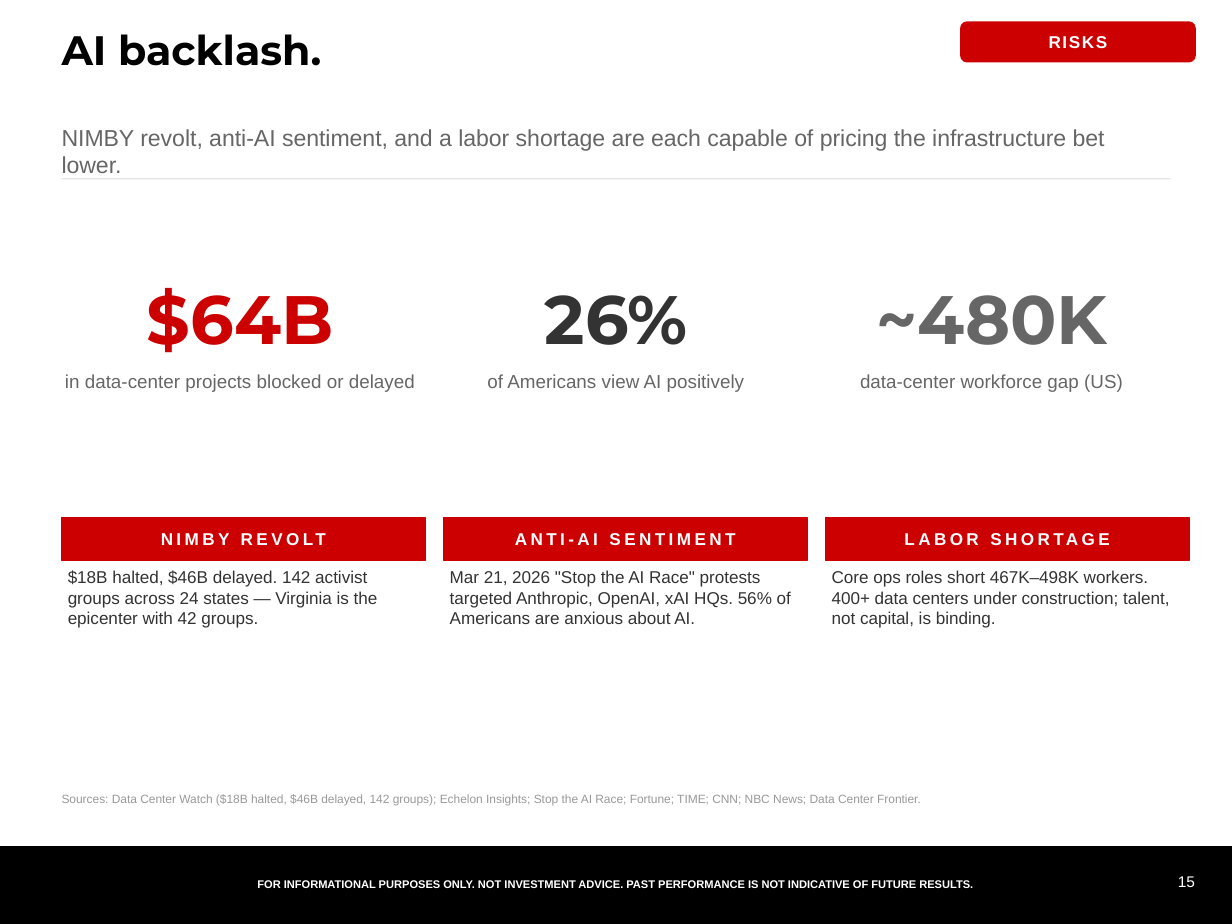
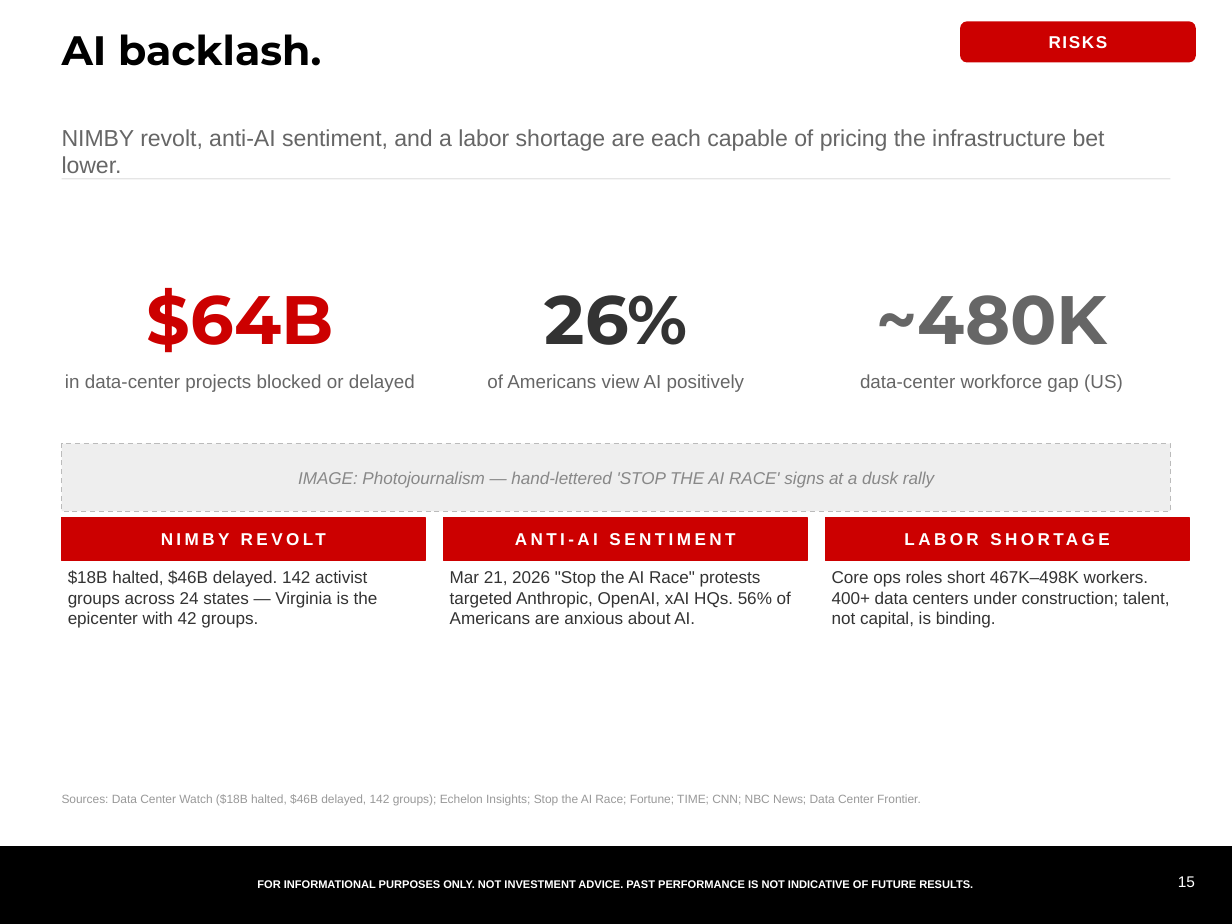
Before and after one commit to samuelcmcclellan-cell/ai-markets-deck, a slide deck: slide 15 of ai-markets-deck.pptx. Drawn at 1232x924 pixels with LibreOffice and Linux fonts; fonts in the diff are those of the drawing. Boxes give left, top, right and bottom in pixels: in the first picture for what was removed or moved away, otherwise in the second. Text is boxed around its words. In the diff, an @@ line names an element or a change of style, - is before the commit and + after.

```diff
--- a/ai-markets-deck.pptx
+++ b/ai-markets-deck.pptx
@@ rectangle added at (x1=62, y1=444, x2=1170, y2=511), fill #EEEEEE, outline #BBBBBB 0.75 pt dashed @@
@@ text added at (x1=298, y1=471, x2=934, y2=488), 10 pt, text #888888, italic @@
+IMAGE: Photojournalism — hand-lettered 'STOP THE AI RACE' signs at a dusk rally
```
Also in this commit, not shown: 9 other slides changed, 12 other files.
